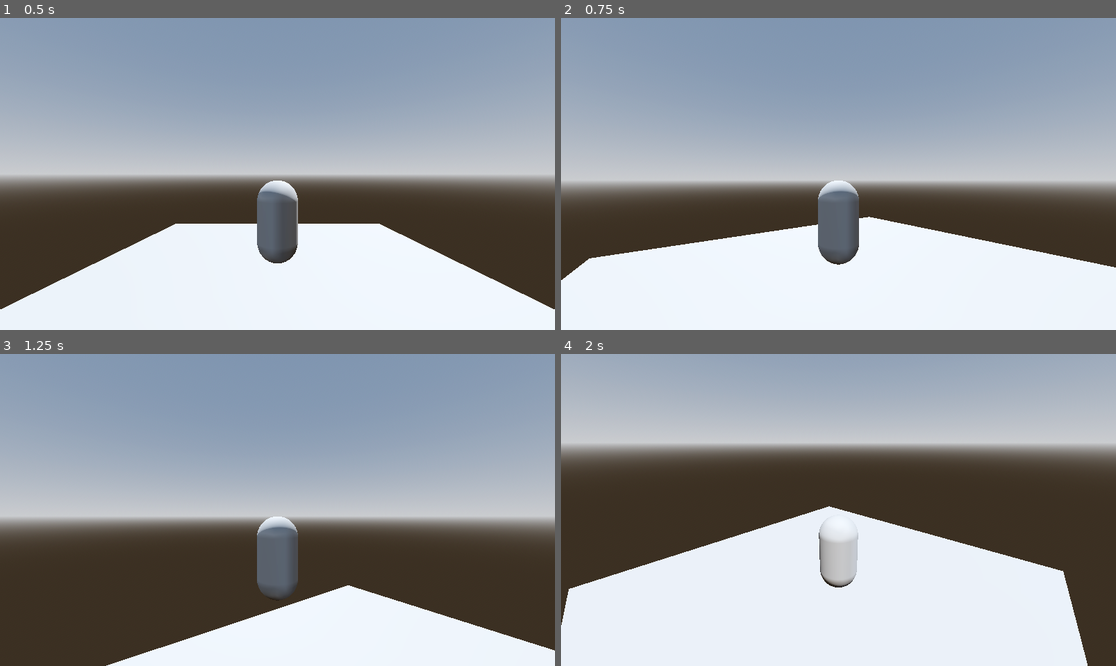
Above: before the commit, frames 1-4 (two rows, left to right).
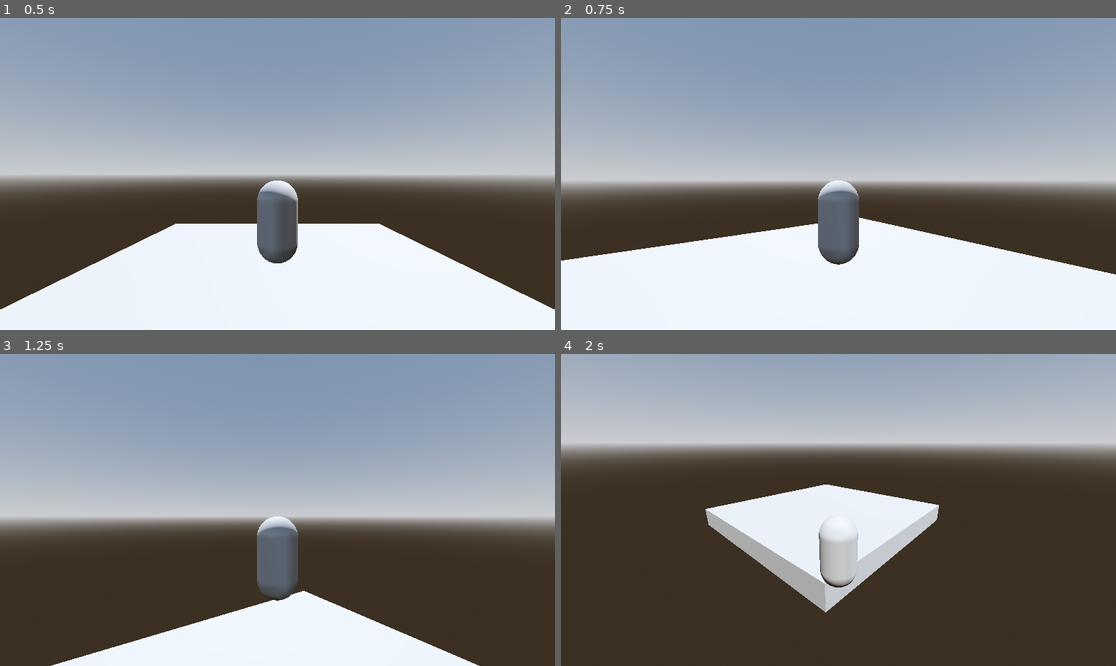
Above: after the commit, the same moments.

Repository: AbsoluteZer0527/My-first-3D-Godot-game
Game: Godot game, scene res://Scenes/game_scene.tscn
Same seed, same stepped clock (60 frames per second), same inputs: the game is played once before the commit and once after it.
Inputs (mouse positions are in pixels of both pictures, inside the frame that each line leads up to):
- Up to frame 1 (0.5 s): no input
- Up to frame 2 (0.75 s): tap Enter (ui_accept) at 0.5 s; move the mouse to (866, 174) at 0.52 s; hold W (forward) from 0.53 s (still down); tap Tab at 0.6 s
- Up to frame 3 (1.25 s): keep holding W (forward); tap Enter (ui_accept) at 0.77 s
- Up to frame 4 (2 s): move the mouse to (727, 525) at 1.27 s; release W (forward) at 1.28 s; hold S (backward) from 1.28 s (still down); tap Tab at 1.35 s; tap Enter (ui_accept) at 1.52 s

Frame 1 is identical in both runs. In frame 2, 1.1% of the frame differs, in the area x 0-100%, y 63-84%; in frame 3, 5.6%; in frame 4, 36%, in the area x 0-95%, y 41-100%.

Commit message:
Player movement direction is tied with camera direction

Diff:
--- a/First-3D/new-game-project/Scenes/game_scene.tscn
+++ b/First-3D/new-game-project/Scenes/game_scene.tscn
@@ -1,7 +1,6 @@
-[gd_scene load_steps=11 format=3 uid="uid://duvjmwvyd5uii"]
+[gd_scene load_steps=7 format=3 uid="uid://duvjmwvyd5uii"]
 
-[ext_resource type="Script" uid="uid://catiphr4uxxil" path="res://Scripts/player.gd" id="1_x87qo"]
-[ext_resource type="Script" uid="uid://bt5xq5fm63sa7" path="res://Scripts/CameraController.gd" id="2_b6fju"]
+[ext_resource type="PackedScene" uid="uid://bo0pwsa6hw5ue" path="res://Scenes/player.tscn" id="1_x87qo"]
 
 [sub_resource type="ProceduralSkyMaterial" id="ProceduralSkyMaterial_oqyrl"]
 sky_horizon_color = Color(0.66224277, 0.6717428, 0.6867428, 1)
@@ -22,15 +21,6 @@
 [sub_resource type="ConcavePolygonShape3D" id="ConcavePolygonShape3D_x87qo"]
 data = PackedVector3Array(-5, 0.5, 5, 5, 0.5, 5, -5, -0.5, 5, 5, 0.5, 5, 5, -0.5, 5, -5, -0.5, 5, 5, 0.5, -5, -5, 0.5,  …(356 unchanged characters)…
 
-[sub_resource type="CapsuleShape3D" id="CapsuleShape3D_x87qo"]
-radius = 0.001
-height = 2.005
-
-[sub_resource type="CapsuleMesh" id="CapsuleMesh_b6fju"]
-
-[sub_resource type="SphereShape3D" id="SphereShape3D_b6fju"]
-radius = 0.1
-
 [node name="GameScene" type="Node3D"]
 
 [node name="WorldEnvironment" type="WorldEnvironment" parent="."]
@@ -49,20 +39,5 @@
 [node name="CollisionShape3D" type="CollisionShape3D" parent="MeshInstance3D/StaticBody3D"]
 shape = SubResource("ConcavePolygonShape3D_x87qo")
 
-[node name="Player" type="CharacterBody3D" parent="."]
+[node name="Player" parent="." instance=ExtResource("1_x87qo")]
 transform = Transform3D(1, 0, 0, 0, 1, 0, 0, 0, 1, 0, 2.971703, 0)
-script = ExtResource("1_x87qo")
-
-[node name="CollisionShape3D" type="CollisionShape3D" parent="Player"]
-shape = SubResource("CapsuleShape3D_x87qo")
-
-[node name="MeshInstance3D" type="MeshInstance3D" parent="Player"]
-mesh = SubResource("CapsuleMesh_b6fju")
-
-[node name="SpringArm3D" type="SpringArm3D" parent="Player"]
-transform = Transform3D(1, 0, 0, 0, 1, 0, 0, 0, 1, 0, 1.155807, 0)
-shape = SubResource("SphereShape3D_b6fju")
-spring_length = 5.0
-script = ExtResource("2_b6fju")
-
-[node name="Camera3D" type="Camera3D" parent="Player/SpringArm3D"]
--- /dev/null
+++ b/First-3D/new-game-project/Scenes/player.tscn
@@ -0,0 +1,31 @@
+[gd_scene load_steps=6 format=3 uid="uid://bo0pwsa6hw5ue"]
+
+[ext_resource type="Script" uid="uid://catiphr4uxxil" path="res://Scripts/player.gd" id="1_cvnsp"]
+[ext_resource type="Script" uid="uid://bt5xq5fm63sa7" path="res://Scripts/CameraController.gd" id="2_6t5aa"]
+
+[sub_resource type="CapsuleShape3D" id="CapsuleShape3D_x87qo"]
+radius = 0.001
+height = 2.005
+
+[sub_resource type="CapsuleMesh" id="CapsuleMesh_b6fju"]
+
+[sub_resource type="SphereShape3D" id="SphereShape3D_b6fju"]
+radius = 0.1
+
+[node name="Player" type="CharacterBody3D" node_paths=PackedStringArray("camera")]
+script = ExtResource("1_cvnsp")
+camera = NodePath("SpringArm3D/Camera3D")
+
+[node name="CollisionShape3D" type="CollisionShape3D" parent="."]
+shape = SubResource("CapsuleShape3D_x87qo")
+
+[node name="MeshInstance3D" type="MeshInstance3D" parent="."]
+mesh = SubResource("CapsuleMesh_b6fju")
+
+[node name="SpringArm3D" type="SpringArm3D" parent="."]
+transform = Transform3D(1, 0, 0, 0, 1, 0, 0, 0, 1, 0, 1.155807, 0)
+shape = SubResource("SphereShape3D_b6fju")
+spring_length = 5.0
+script = ExtResource("2_6t5aa")
+
+[node name="Camera3D" type="Camera3D" parent="SpringArm3D"]
--- a/First-3D/new-game-project/Scripts/player.gd
+++ b/First-3D/new-game-project/Scripts/player.gd
@@ -4,6 +4,7 @@
 @export var speed = 5.0
 @export var jump_velocity = 4.5
 
+@export var camera: Camera3D
 
 func _physics_process(delta: float) -> void:
 	# Add the gravity.
@@ -18,6 +19,8 @@
 	# As good practice, you should replace UI actions with custom gameplay actions.
 	var input_dir := Input.get_vector("left", "right", "forward", "backward")
 	var direction := (transform.basis * Vector3(input_dir.x, 0, input_dir.y)).normalized()
+	# need to use global rotation instead of camera rotation: because springArm3d is the one rotating.
+	direction  = direction.rotated(Vector3.UP, camera.global_rotation.y)
 	if direction:
 		velocity.x = direction.x * speed
 		velocity.z = direction.z * speed
